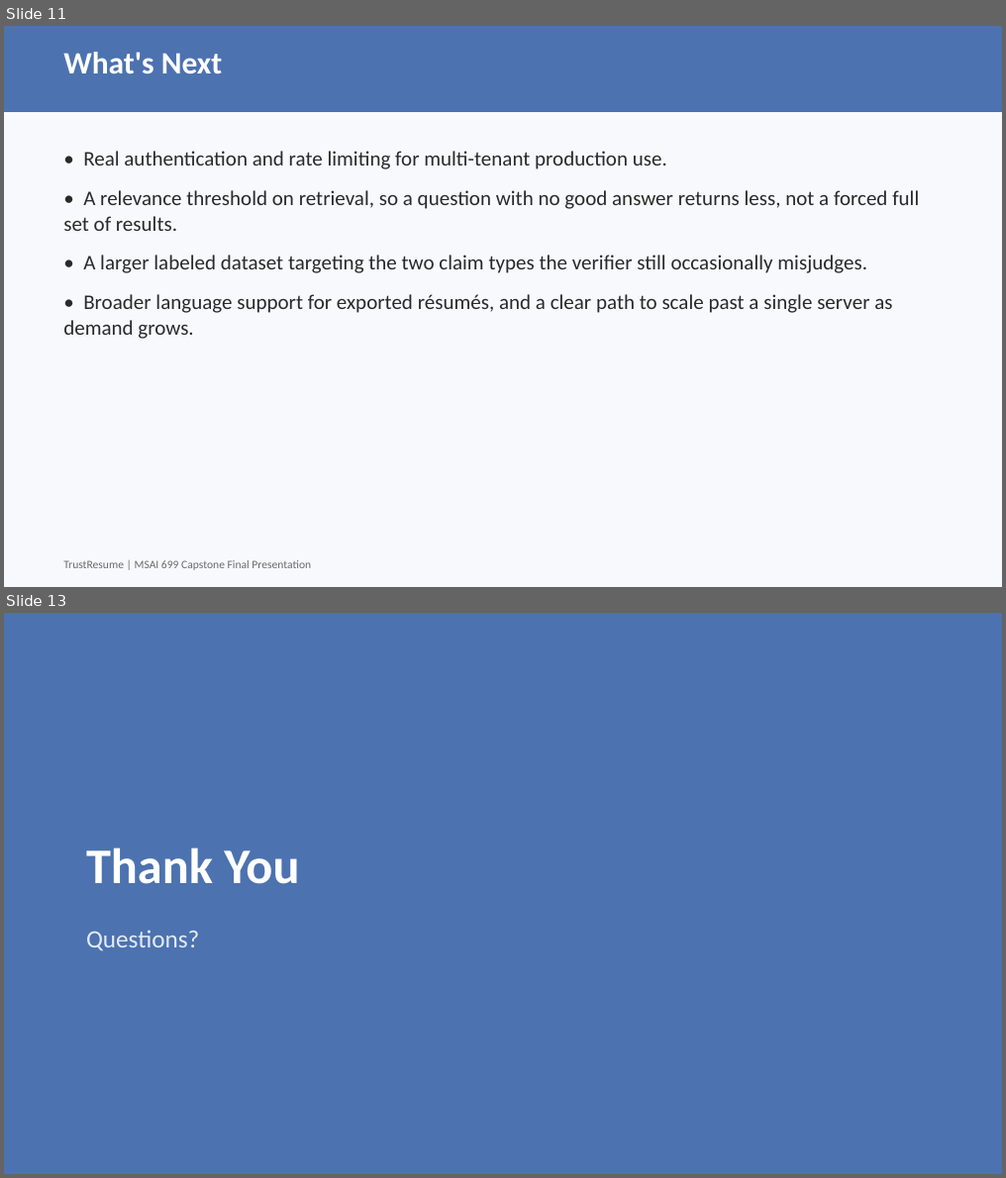
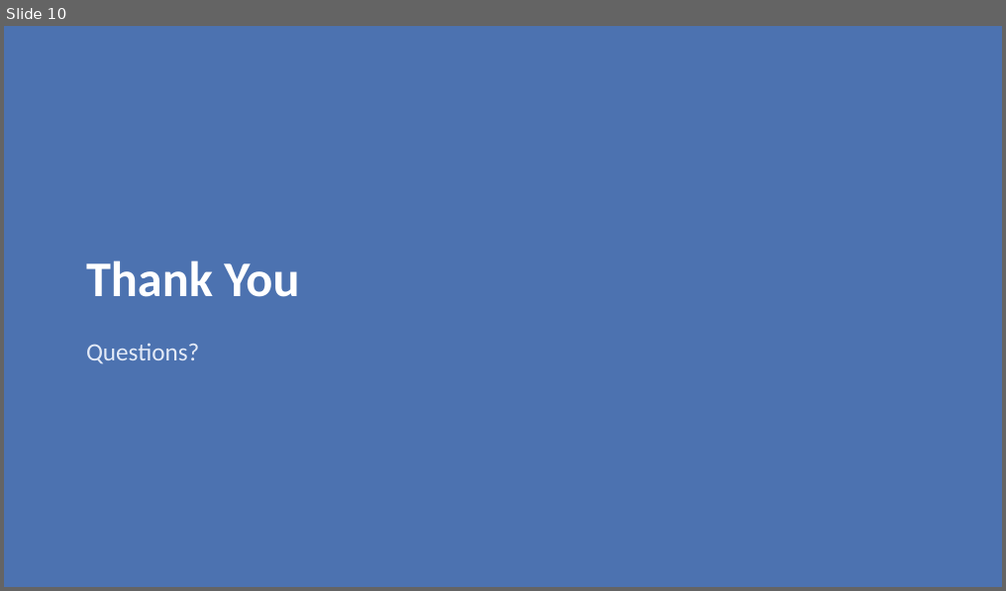
Before and after one commit to pxu/trustresume_langchain, a slide deck: docs/weekly-submissions/Week7_Final_Presentation.pptx. Shown one above the other, each under a label of ours: slides 11 and 13 before the commit, slide 10 after it; the slides between them are not shown. The pictures are 1006x1178 and 1006x591 pixels, drawn with LibreOffice and Linux fonts; fonts in the diff are those of the drawing. Boxes give left, top, right and bottom in pixels: in the first picture for what was removed or moved away, otherwise in the second. Text is boxed around its words. In the diff, an @@ line names an element or a change of style, - is before the commit and + after.

```diff
--- a/docs/weekly-submissions/Week7_Final_Presentation.pptx
+++ b/docs/weekly-submissions/Week7_Final_Presentation.pptx
@@ slide 11 removed at (4,26,1002,587), background #FFFFFF @@
@@ rectangle removed at (4,26,1002,587) @@
@@ rectangle removed at (4,26,1002,112) @@
@@ text removed at (63,52,222,74) @@
-What's Next
@@ text removed at (63,151,919,339) @@
-• Real authentication and rate limiting for multi-tenant production use.
-• A relevance threshold on retrieval, so a question with no good answer returns less, not a forced full set of results.
-• A larger labeled dataset targeting the two claim types the verifier still occasionally misjudges.
-• Broader language support for exported résumés, and a clear path to scale past a single server as demand grows.
@@ text removed at (63,561,311,570) @@
-TrustResume | MSAI 699 Capstone Final Presentation
@@ what was slide 13 is now slide 10 @@
```
Also in this commit, not shown: 9 slides changed, 2 other slides removed, 1 other file.
